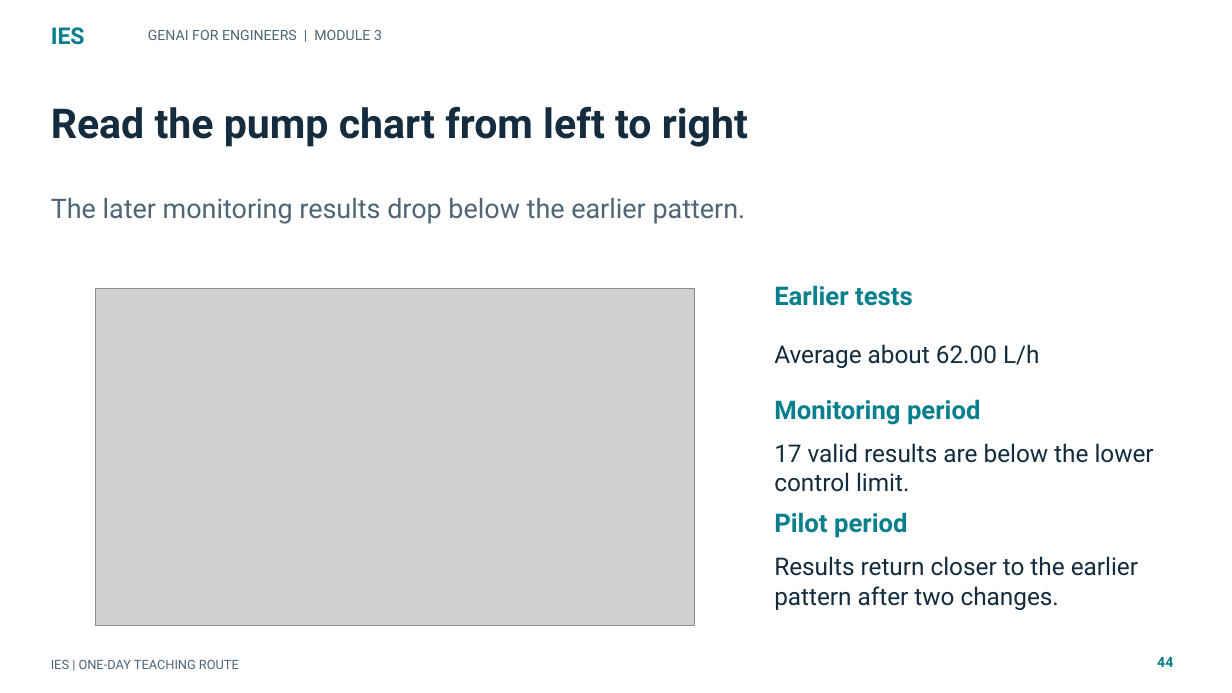
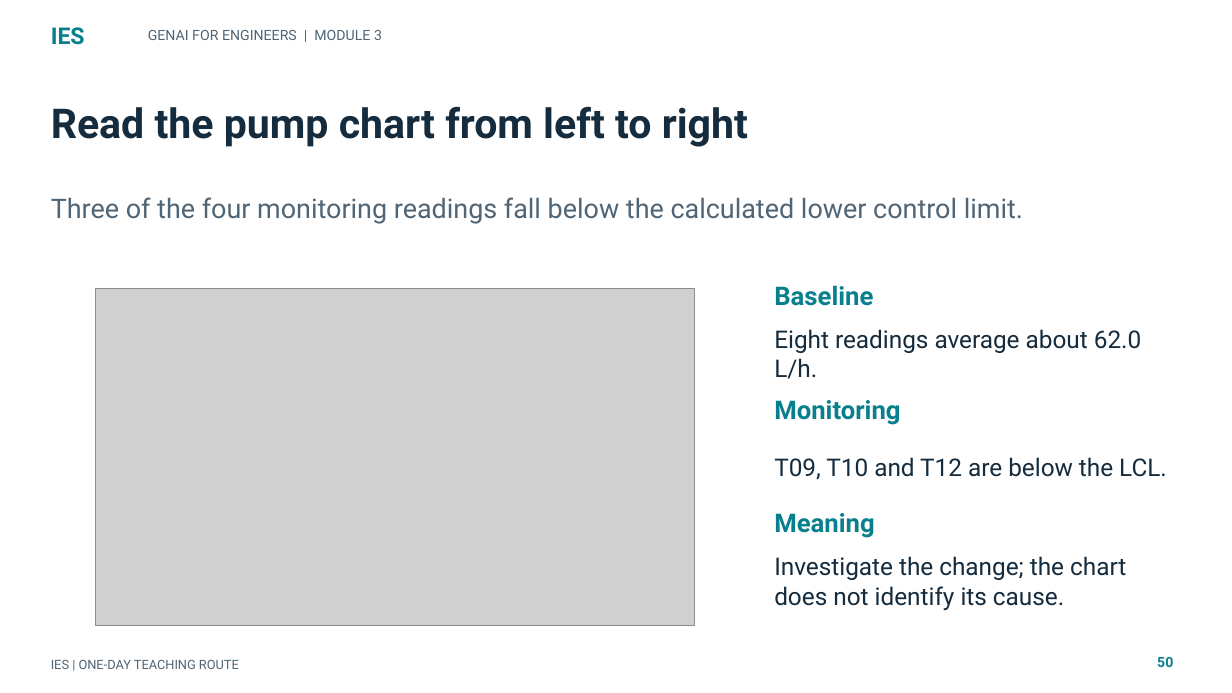
Before and after one commit to tertiarycourses/IES-GenAI-for-Engineers, a slide deck: slide 50 of courseware/Slides/IES-GenAI-for-Engineers.pptx (slide 44 before the commit). Drawn at 1232x693 pixels with LibreOffice and Linux fonts; fonts in the diff are those of the drawing; grey boxes stand for pictures. Boxes give left, top, right and bottom in pixels: in the first picture for what was removed or moved away, otherwise in the second. Text is boxed around its words. In the diff, an @@ line names an element or a change of style, - is before the commit and + after.

```diff
--- a/courseware/Slides/IES-GenAI-for-Engineers.pptx
+++ b/courseware/Slides/IES-GenAI-for-Engineers.pptx
@@ text at (51, 197, 1023, 224): text changed @@
-The later monitoring results drop below the earlier pattern.
+Three of the four monitoring readings fall below the calculated lower control limit.
@@ text at (774, 285, 873, 306): text changed @@
-Earlier tests
+Baseline
@@ text at (774, 329, 1141, 379): text changed @@
-Average about 62.00 L/h
+Eight readings average about 62.0 L/h.
@@ text at (774, 400, 900, 425): text changed @@
-Monitoring period
+Monitoring
@@ text at (774, 457, 1167, 480): text changed @@
-17 valid results are below the lower control limit.
+T09, T10 and T12 are below the LCL.
@@ text at (774, 513, 874, 538): text changed @@
-Pilot period
+Meaning
@@ text at (774, 556, 1126, 610): text changed @@
-Results return closer to the earlier pattern after two changes.
+Investigate the change; the chart does not identify its cause.
@@ text at (1157, 657, 1173, 667): text changed @@
-44
+50
```
Also in this commit, not shown: 160 other slides changed, 7 slides added, 1 slide removed, 54 other files.
